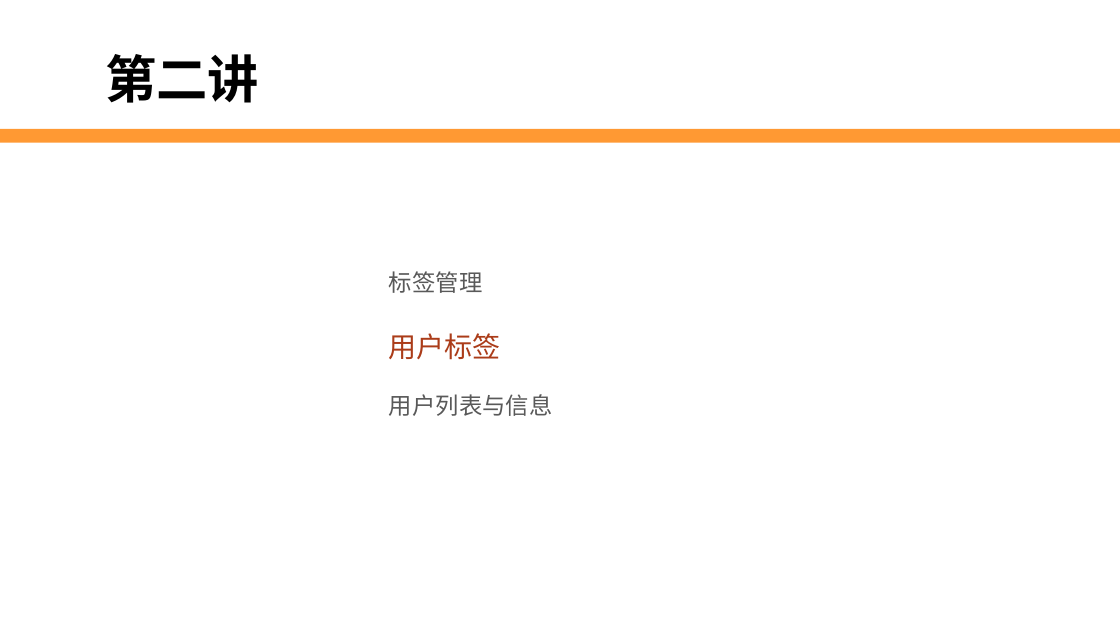
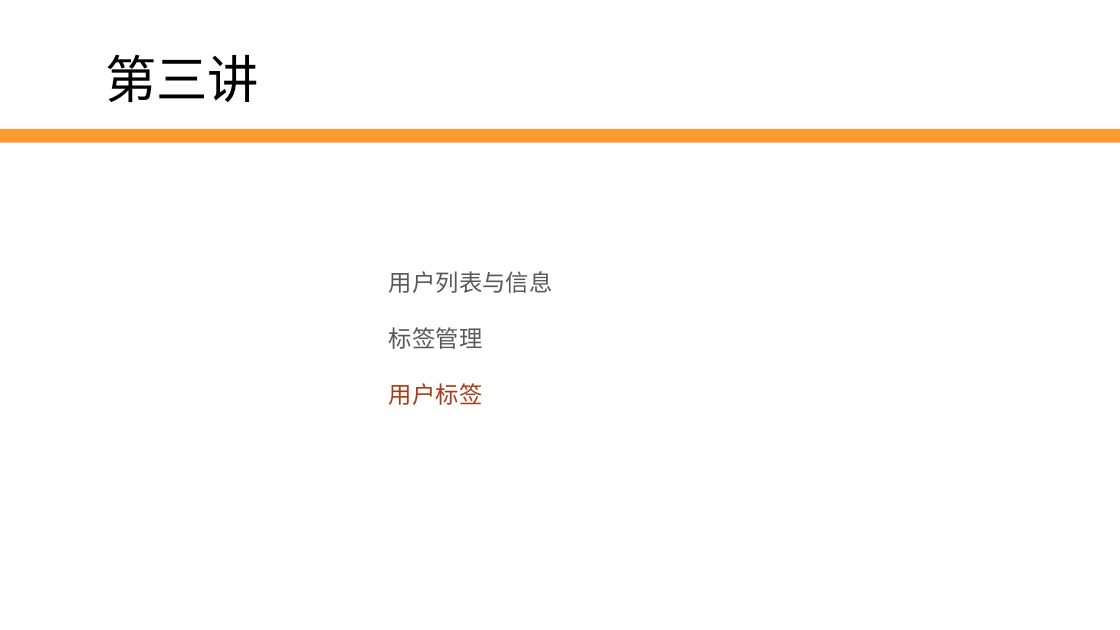
Before and after one commit to edu2act/2017-2018_1st_Wechat_Web_Programming, a slide deck: slide 24 of 课程ppt/第8讲 用户管理.pptx (slide 14 before the commit). Drawn at 1120x630 pixels with LibreOffice and Linux fonts; fonts in the diff are those of the drawing; background and template pictures are left out. Boxes give left, top, right and bottom in pixels: in the first picture for what was removed or moved away, otherwise in the second. Text is boxed around its words. In the diff, an @@ line names an element or a change of style, - is before the commit and + after.

```diff
--- a/课程ppt/第8讲 用户管理.pptx
+++ b/课程ppt/第8讲 用户管理.pptx
@@ text at (105, 54, 259, 102): text changed; bold off @@
-第二讲
+第三讲
@@ text at (389, 271, 553, 293): paragraph added @@
+1. 用户列表与信息
@@ text at (389, 383, 482, 405): size 24 to 20 pt in "用户标签" @@
@@ text at (389, 394, 553, 416): paragraph removed @@
-3. 用户列表与信息
```
Also in this commit, not shown: 20 other slides changed, 3 slides added.
